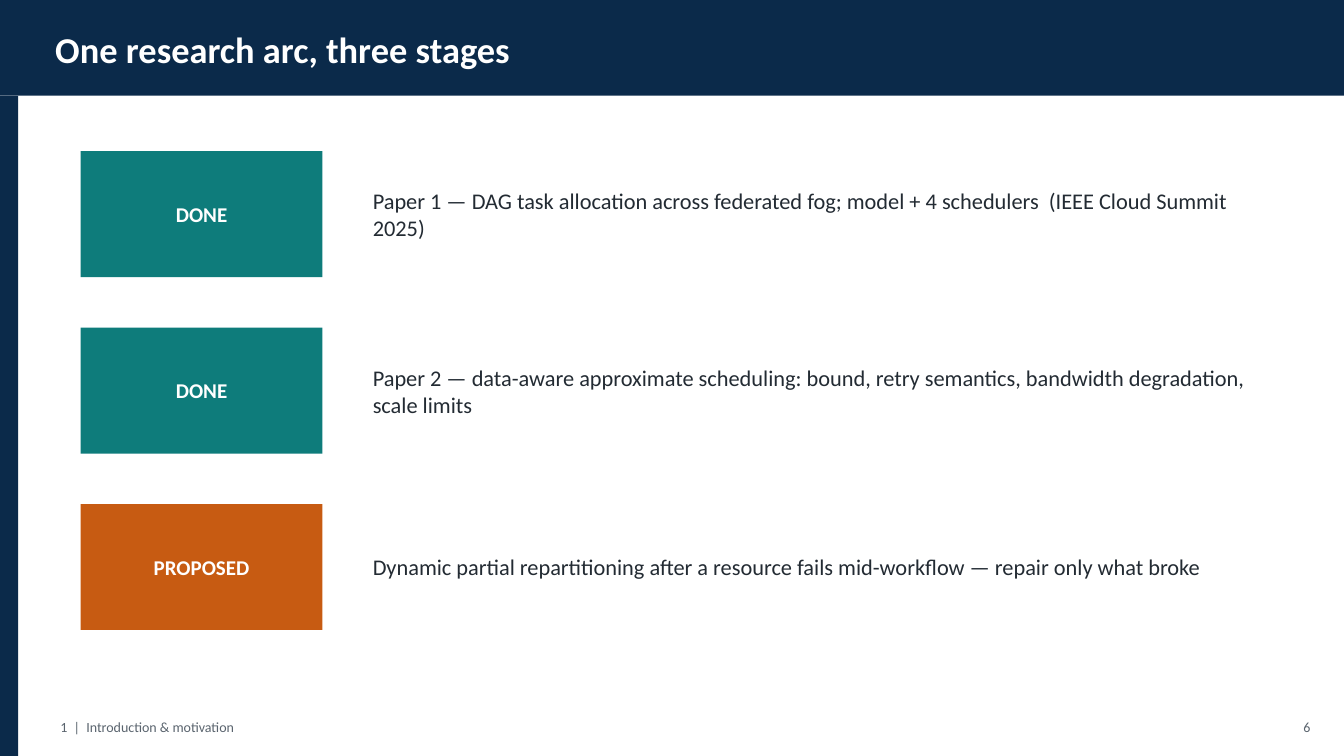
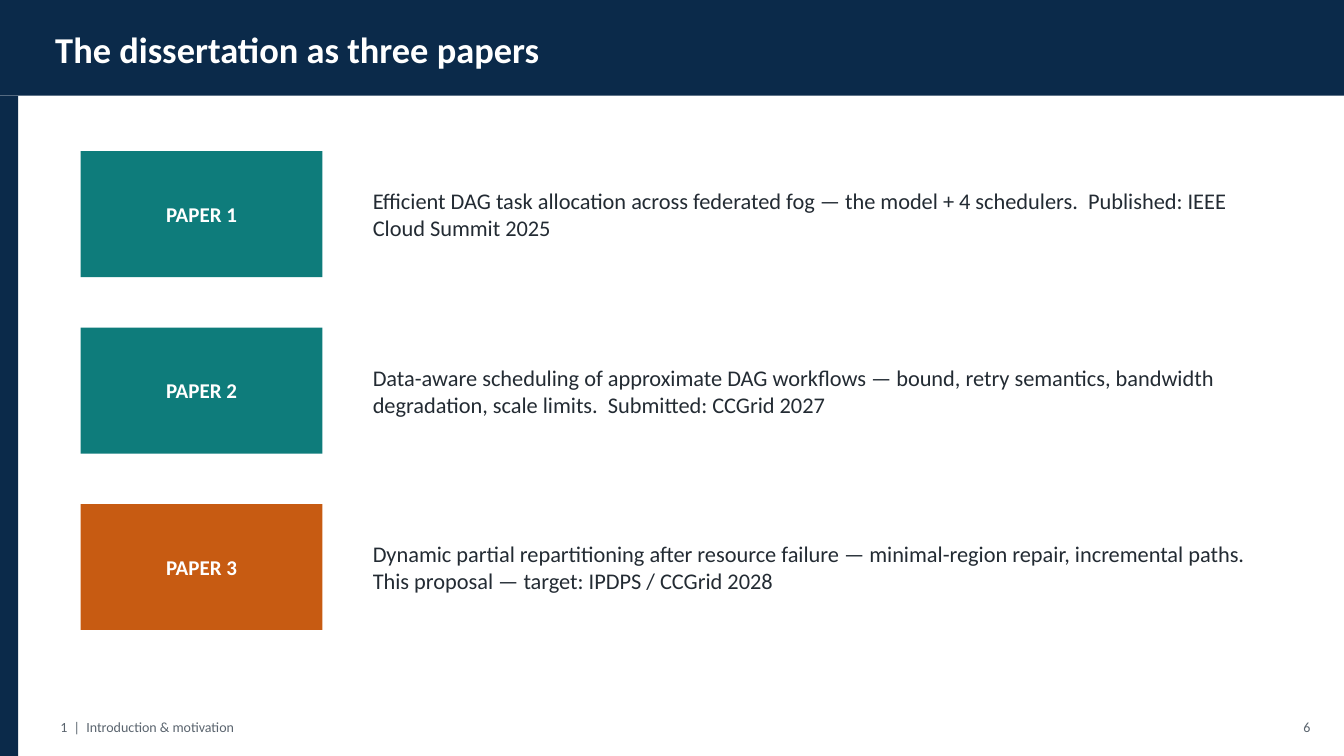
Before and after one commit to gayanigupta/data-aware-scheduling, a slide deck: slide 7 of slides/data-aware-scheduling.pptx. Drawn at 1344x756 pixels with LibreOffice and Linux fonts; fonts in the diff are those of the drawing. Boxes give left, top, right and bottom in pixels: in the first picture for what was removed or moved away, otherwise in the second. Text is boxed around its words. In the diff, an @@ line names an element or a change of style, - is before the commit and + after.

Commit message:
Frame the dissertation as three papers with venue targets

```diff
--- a/slides/data-aware-scheduling.pptx
+++ b/slides/data-aware-scheduling.pptx
@@ text at (55, 37, 539, 69): text changed @@
-One research arc, three stages
+The dissertation as three papers
@@ text at (166, 208, 237, 222): text changed @@
-DONE
+PAPER 1
@@ text at (373, 193, 1226, 236): text changed @@
-Paper 1 — DAG task allocation across federated fog; model + 4 schedulers (IEEE Cloud Summit 2025)
+Efficient DAG task allocation across federated fog — the model + 4 schedulers. Published: IEEE Cloud Summit 2025
@@ text at (166, 384, 237, 398): text changed @@
-DONE
+PAPER 2
@@ text at (373, 370, 1214, 417): text changed @@
-Paper 2 — data-aware approximate scheduling: bound, retry semantics, bandwidth degradation, scale limits
+Data-aware scheduling of approximate DAG workflows — bound, retry semantics, bandwidth degradation, scale limits. Submitted: CCGrid 2027
@@ text at (166, 561, 237, 575): text changed @@
-PROPOSED
+PAPER 3
@@ text at (373, 546, 1244, 593): text changed @@
-Dynamic partial repartitioning after a resource fails mid-workflow — repair only what broke
+Dynamic partial repartitioning after resource failure — minimal-region repair, incremental paths. This proposal — target: IPDPS / CCGrid 2028
```
Also in this commit, not shown: 1 other slide changed, 2 other files.
